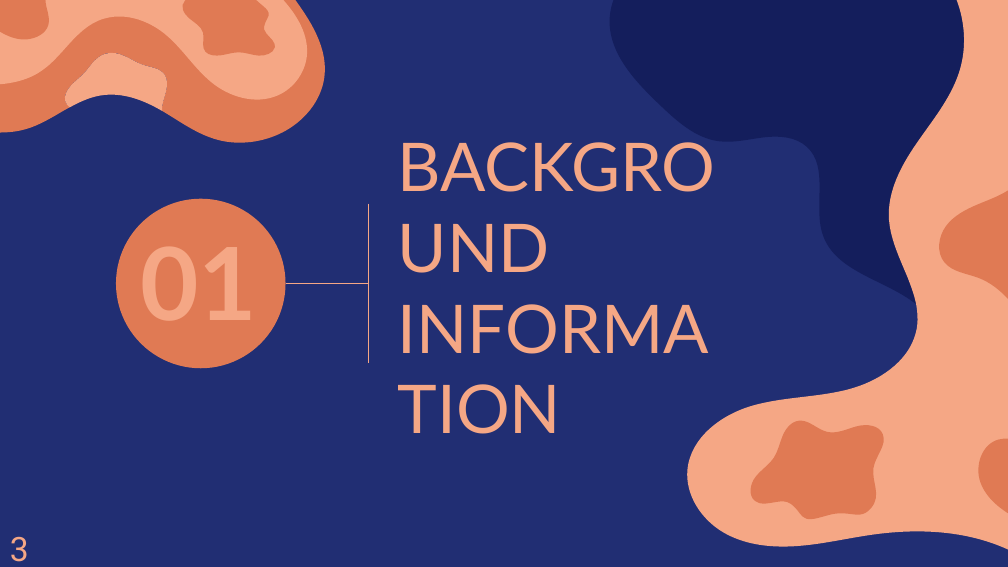
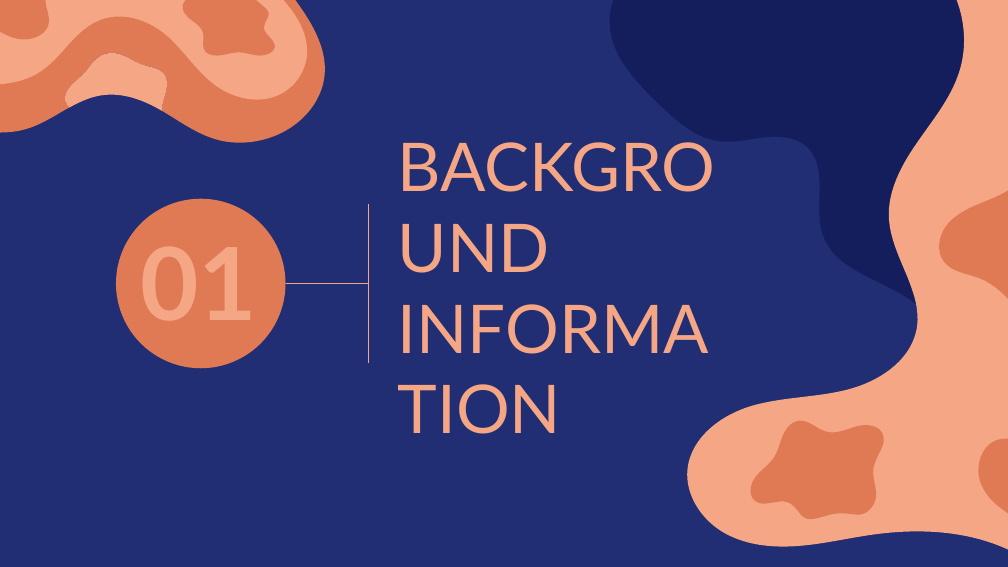
Before and after one commit to amarquard089/Covid19-Hospitalisierungsrate, a slide deck: slide 3 of Praesentation/COVID-19 Hospitalisierungsrate.pptx. Drawn at 1008x567 pixels with LibreOffice and Linux fonts; fonts in the diff are those of the drawing. Boxes give left, top, right and bottom in pixels: in the first picture for what was removed or moved away, otherwise in the second. Text is boxed around its words. In the diff, an @@ line names an element or a change of style, - is before the commit and + after.

```diff
--- a/Praesentation/COVID-19 Hospitalisierungsrate.pptx
+++ b/Praesentation/COVID-19 Hospitalisierungsrate.pptx
@@ text removed at <box>10,537,29,562</box> @@
-3
```
Also in this commit, not shown: 1 other slide changed, 1 other file.
